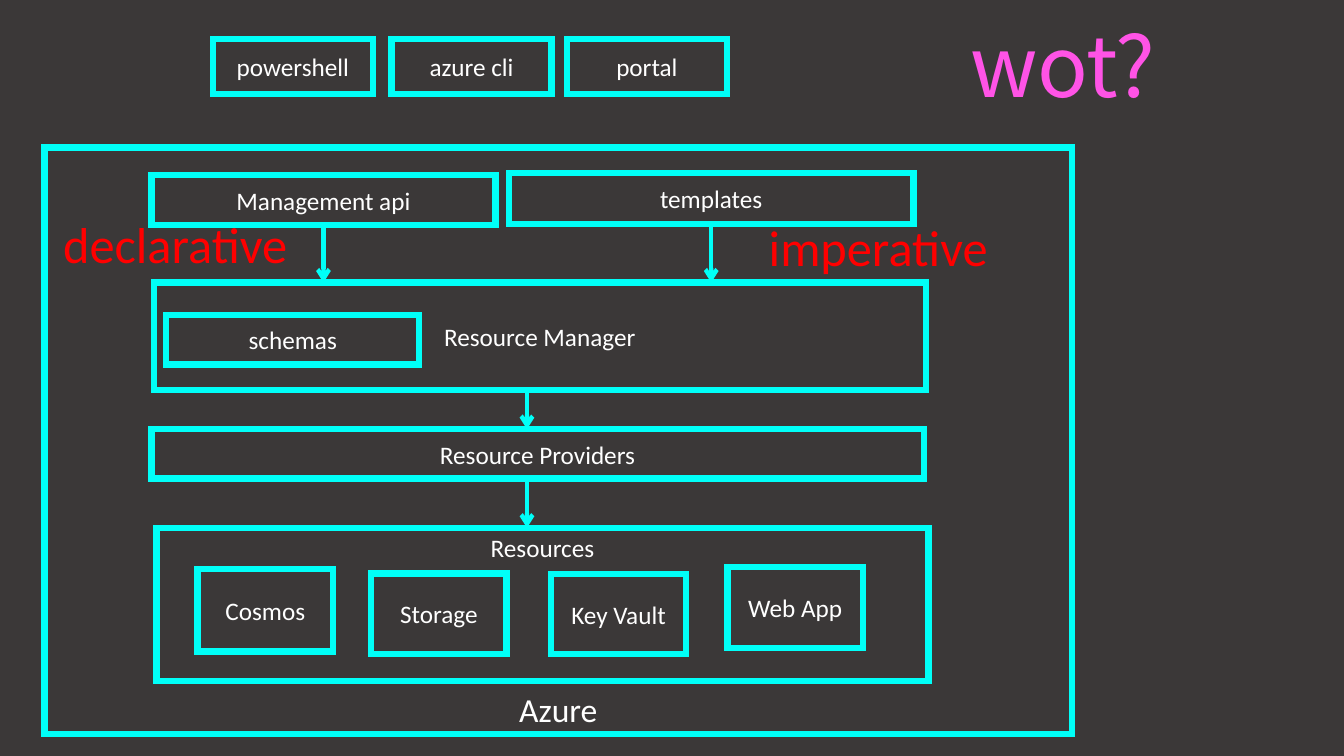
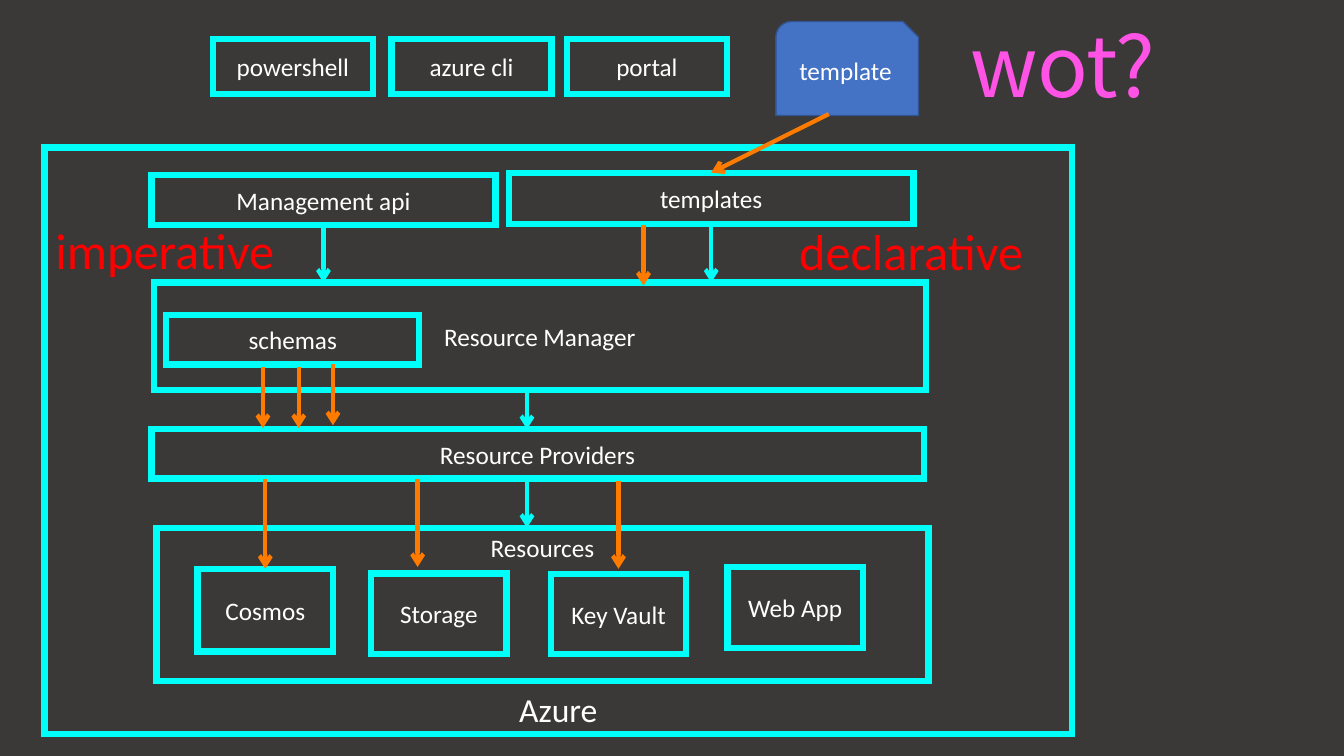
Before and after one commit to jdoof/arm-templates-demo, a slide deck: slide 4 of ARM Brown Bag.pptx. Drawn at 1344x756 pixels with LibreOffice and Linux fonts; fonts in the diff are those of the drawing. Boxes give left, top, right and bottom in pixels: in the first picture for what was removed or moved away, otherwise in the second. Text is boxed around its words. In the diff, an @@ line names an element or a change of style, - is before the commit and + after.

```diff
--- a/ARM Brown Bag.pptx
+++ b/ARM Brown Bag.pptx
@@ snip round rect added at <box>776,21,920,115</box>, fill #4472C4, outline #325491 1 pt, 18 pt, text #FFFFFF @@
+template
@@ arrow added from (829, 114) to (712, 172), #FF7B00 3 pt @@
@@ text "imperative": place and size @@
-text "imperative" at <box>769,225,988,274</box>
+text "imperative" at <box>55,234,274,281</box>
@@ arrow added from (643, 225) to (643, 285), #FF7B00 3 pt @@
@@ text "declarative" rewrapped from <box>63,221,287,264</box> to <box>799,235,1023,282</box> @@
@@ arrow added from (263, 367) to (263, 429), #FF7B00 3 pt @@
@@ arrow added from (298, 367) to (298, 429), #FF7B00 3 pt @@
@@ arrow added from (333, 365) to (333, 425), #FF7B00 3 pt @@
@@ arrow added from (265, 479) to (265, 569), #FF7B00 3 pt @@
@@ arrow added from (417, 479) to (417, 567), #FF7B00 3 pt @@
@@ arrow added from (619, 481) to (619, 569), #FF7B00 3 pt @@
```
Also in this commit, not shown: 1 other slide changed.
